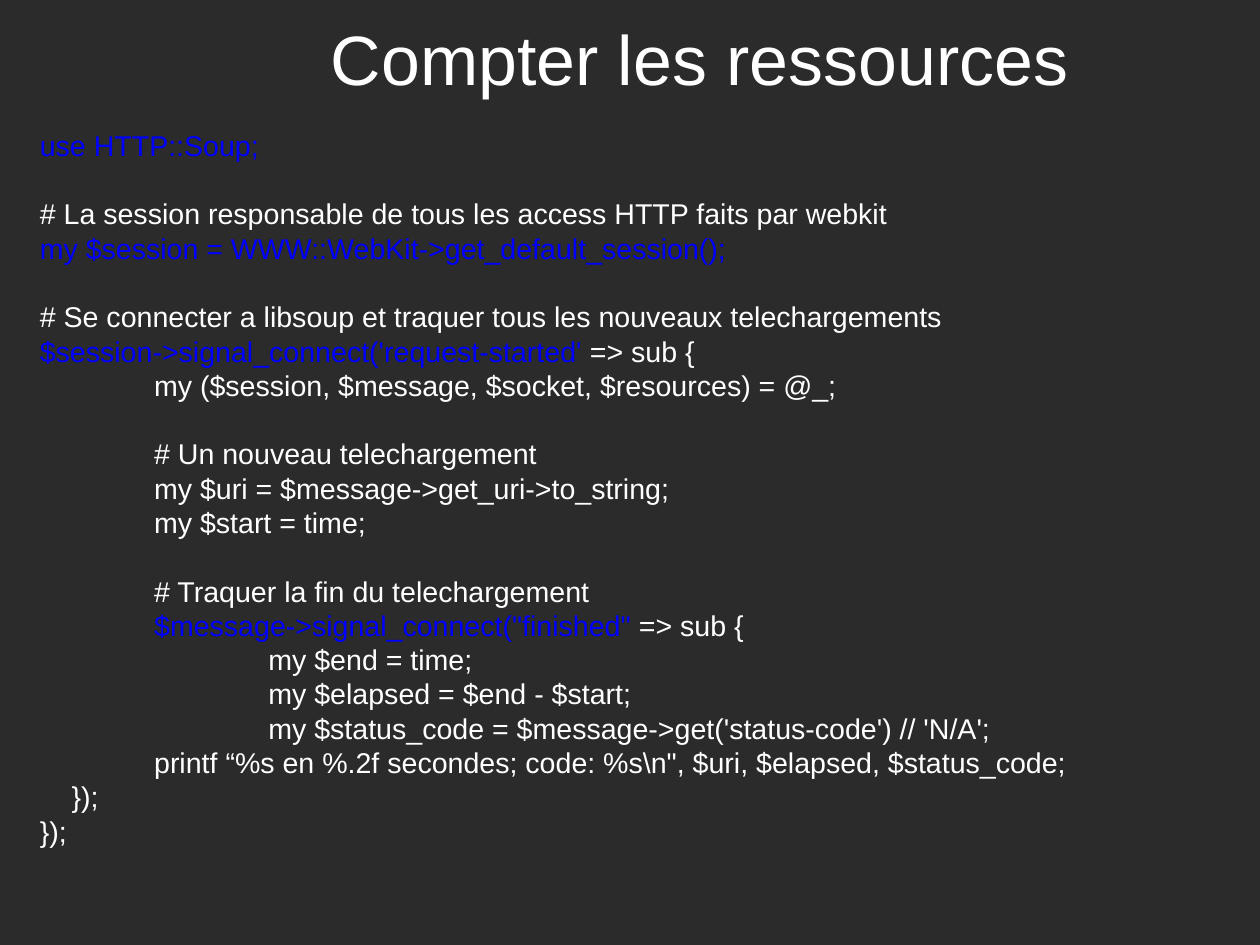
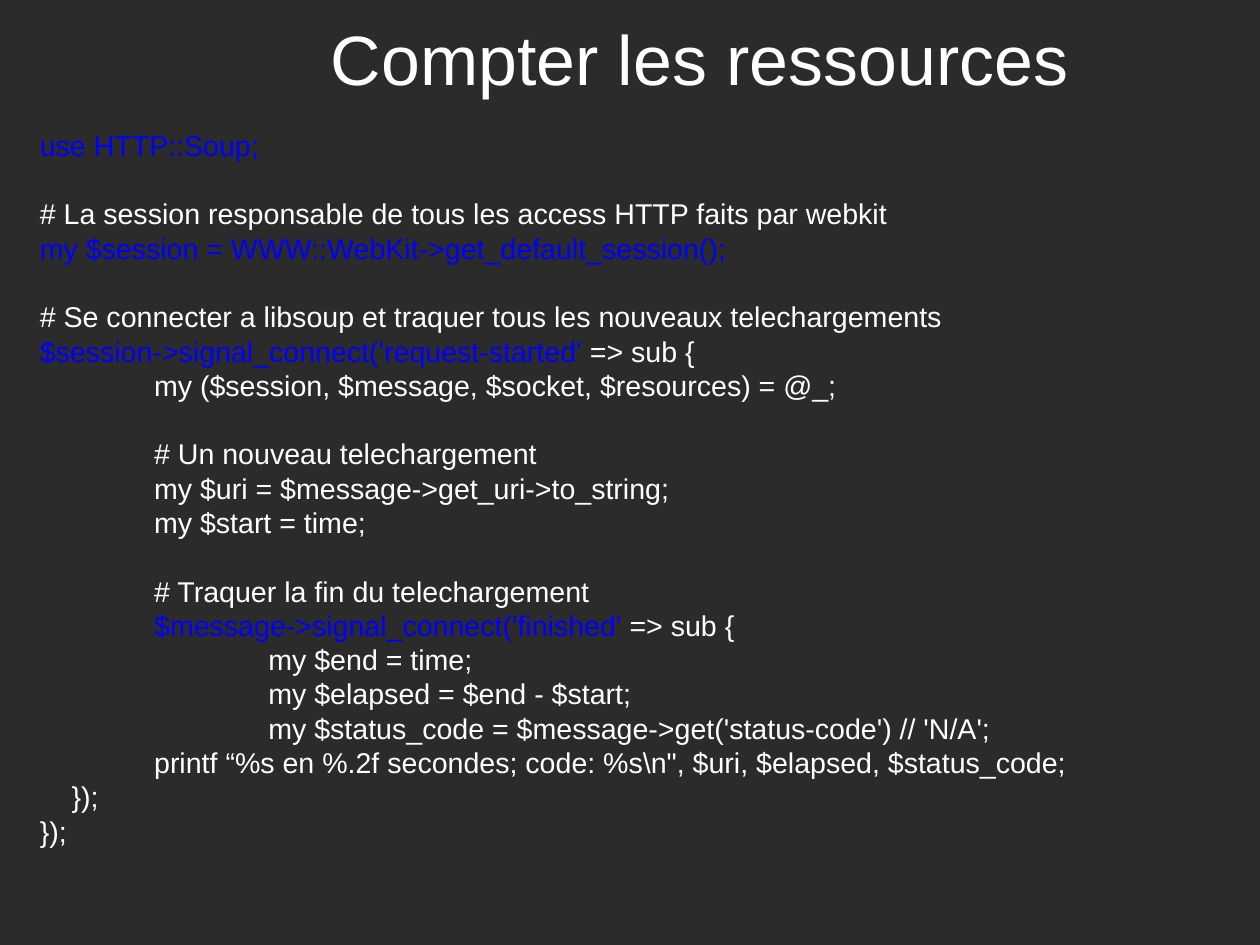
Before and after one commit to potyl/Webkit, a slide deck: slide 15 of WebKit-fr.odp. Drawn at 1260x945 pixels with LibreOffice and Linux fonts; fonts in the diff are those of the drawing; background and template pictures are left out; a plain dark background stands for a picture behind light text. Boxes give left, top, right and bottom in pixels: in the first picture for what was removed or moved away, otherwise in the second. Text is boxed around its words. In the diff, an @@ line names an element or a change of style, - is before the commit and + after.

```diff
--- a/WebKit-fr.odp
+++ b/WebKit-fr.odp
@@ text at <box>154,615,717,642</box>: text changed @@
-$message->signal_connect("finished" => sub {
+$message->signal_connect('finished' => sub {
```
Also in this commit, not shown: 1 other slide changed.
